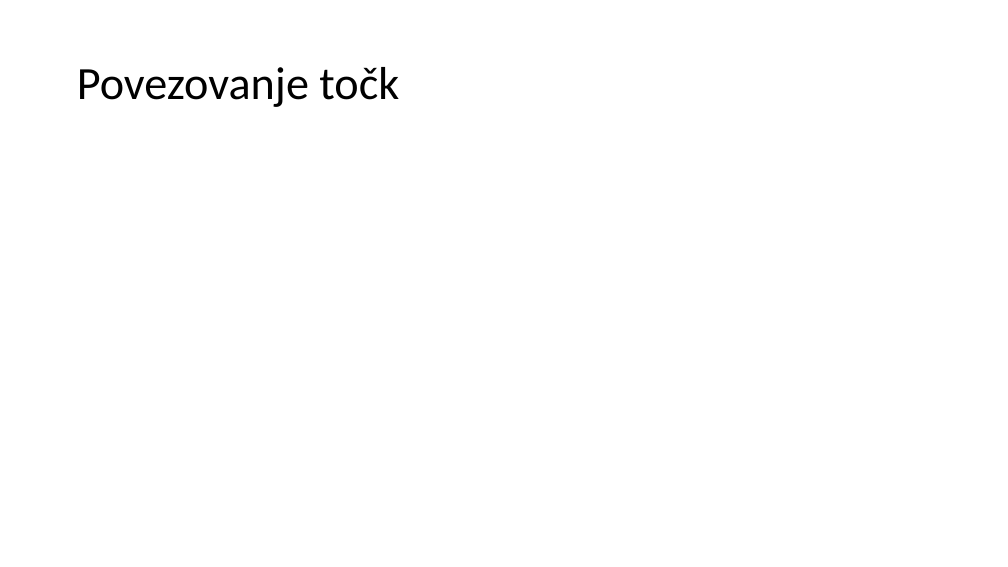
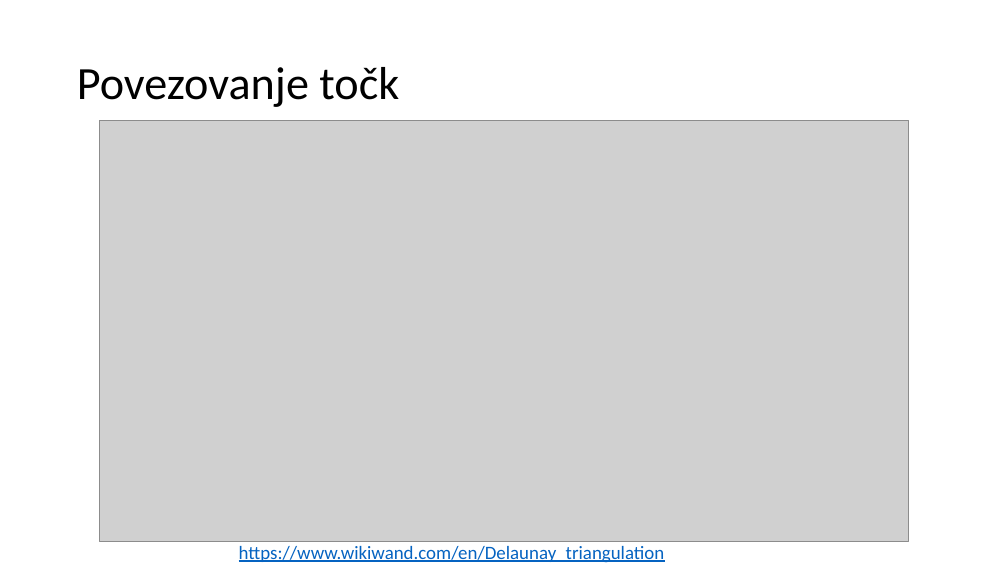
Before and after one commit to 15minutOdmora/voronoi_diagram, a slide deck: slide 17 of predstavitev/Vornoievi_diagrami.pptx. Drawn at 1008x567 pixels with LibreOffice and Linux fonts; fonts in the diff are those of the drawing; grey boxes stand for pictures. Boxes give left, top, right and bottom in pixels: in the first picture for what was removed or moved away, otherwise in the second. Text is boxed around its words. In the diff, an @@ line names an element or a change of style, - is before the commit and + after.

```diff
--- a/predstavitev/Vornoievi_diagrami.pptx
+++ b/predstavitev/Vornoievi_diagrami.pptx
@@ picture added at (x1=99, y1=120, x2=909, y2=541) @@
@@ text added at (x1=239, y1=546, x2=665, y2=563), 18 pt, text #0563C1, underline @@
+https://www.wikiwand.com/en/Delaunay_triangulation
```
Also in this commit, not shown: 5 other slides changed.
